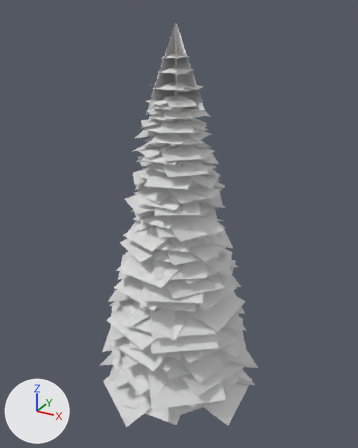
A saved change to the glTF model app/assets/models/vegetation/conifer_tall.glb.
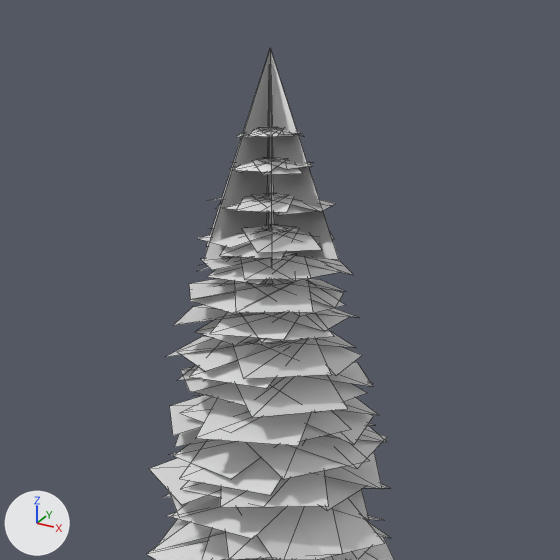
Each version appears first whole from a 50 mm lens placed at (7.9, -14.17, 14.4), pointed at (-0.06, 0.32, 7.16), and next in a close-up on the part from 17% to 83% of the width and 0% to 53% of the height. Every picture has the same lights, and +X, +Y and +Z are marked at lower left. The older version's two pictures come first. The close-ups show mesh edges as thin lines. Vertices at exactly the same position are counted once.

The scene before the commit, as lines of its bpy script (objects in view):
```python
me_conifer_tall = bpy.data.meshes.new('conifer_tall')
me_conifer_tall.from_pydata(...)  # 955 vertices, 533 faces; spans x -3.05..3.09, y -3.02..3.3, z -0.6..14.0
# faces by material slot: [453, 80]
me_conifer_tall.materials.append(mat_needles)  # white #e7e7e7
me_conifer_tall.materials.append(mat_trunk)  # white #e7e7e7
ob_conifer_tall = bpy.data.objects.new('conifer_tall', me_conifer_tall)
ob_conifer_tall.location = (0.0, 0.0, 0.0)
```
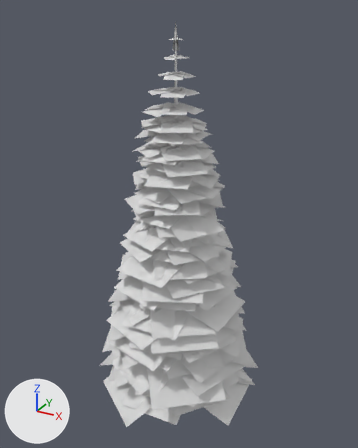
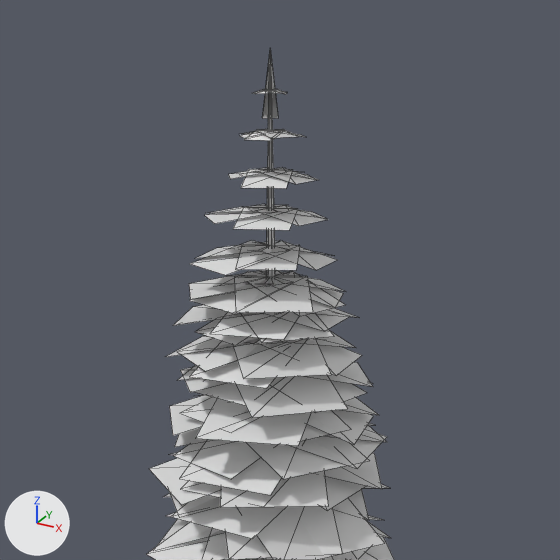
Changed parts and their boxes (x1, y1, x2, y2) in the close-ups (560 x 560 px; the box of a moved part takes in the faces that stretch with it):
```json
{"object": "conifer_tall", "change": "reshaped", "before": [147, 49, 394, 560], "after": [147, 50, 394, 560]}
{"part": 1, "of": "me_conifer_tall", "change": "deleted", "before": [233, 127, 313, 175]}
{"part": 2, "of": "me_conifer_tall", "change": "moved or reshaped", "before": [198, 49, 353, 284], "after": [191, 50, 337, 275]}
```

Scene script edits in JSON lines:
```json
{"block": "me_conifer_tall", "where": "# used by ob_conifer_tall; location = (0.0, 0.0, 0.0)"}
{"op": "remove", "block": "me_conifer_tall", "code": "me_conifer_tall.from_pydata(...)  # 955 vertices, 533 faces; spans x -3.05..3.09, y -3.02..3.3, z -0.6..14.0"}
{"op": "add", "block": "me_conifer_tall", "code": "me_conifer_tall.from_pydata(...)  # 895 vertices, 503 faces; spans x -3.05..3.09, y -3.02..3.3, z -0.6..14.0"}
{"block": "me_conifer_tall", "change": "me_conifer_tall part 1: 14 loose pieces with 56 vertices, spanning x -0.49..0.61, y -0.61..0.58, z 12.51..13.04, are deleted"}
{"block": "me_conifer_tall", "change": "me_conifer_tall part 2"}
{"block": "me_conifer_tall", "change": "8 vertices are removed from x -1.04..1.04, y -0.9..0.9, z 11.4..12.51"}
{"block": "me_conifer_tall", "change": "5 faces are deleted"}
{"block": "me_conifer_tall", "change": "122 vertices move from x -1.11..1.15, y -1.03..1.1, z 11.13..12.65 to x -1.02..0.86, y -1.12..0.94, z 11.29..13.5"}
{"block": "me_conifer_tall", "change": "4 vertices are added at (-0.06, -0.11, 13.15), (0.06, 0.11, 13.15), (0.06, -0.11, 13.15), (-0.06, 0.11, 13.15)"}
{"block": "me_conifer_tall", "change": "3 new faces join them, mat_needles (white #e7e7e7)"}
```
